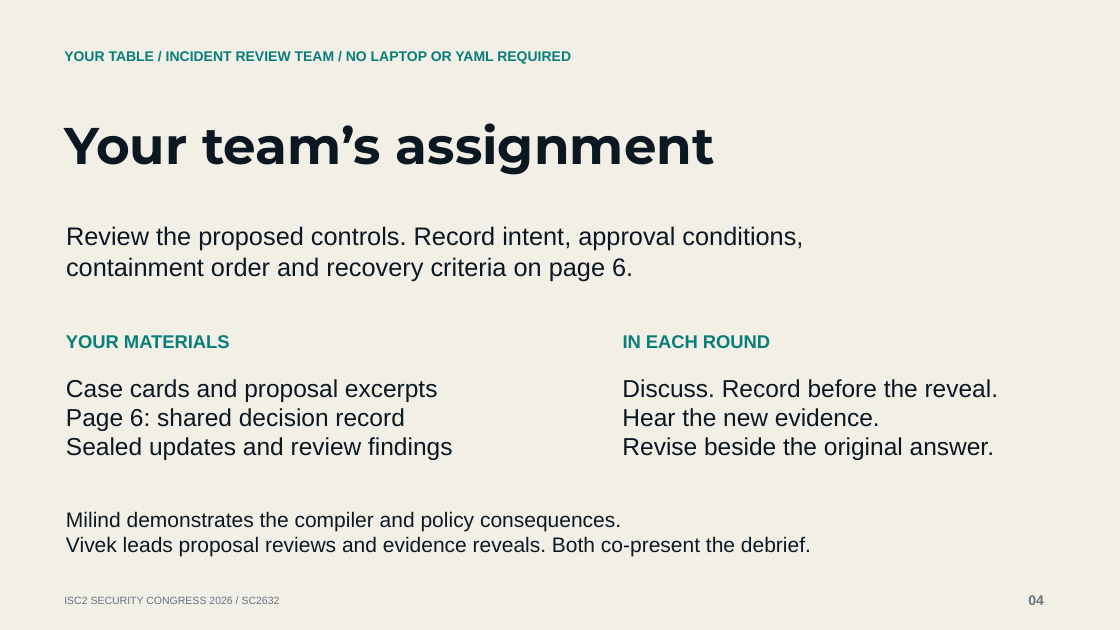
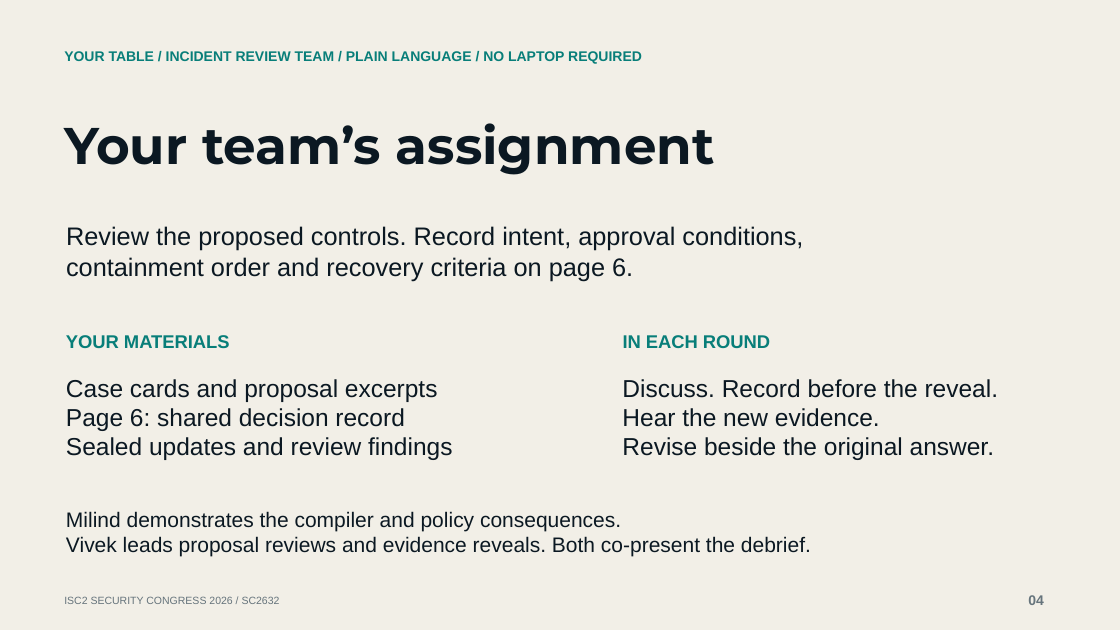
Before and after one commit to mgunjan/sc2632-tabletop, a slide deck: slide 4 of submission/2026-10-13/SC2632-session-four-cases.pptx. Drawn at 1120x630 pixels with LibreOffice and Linux fonts; fonts in the diff are those of the drawing. Boxes give left, top, right and bottom in pixels: in the first picture for what was removed or moved away, otherwise in the second. Text is boxed around its words. In the diff, an @@ line names an element or a change of style, - is before the commit and + after.

```diff
--- a/submission/2026-10-13/SC2632-session-four-cases.pptx
+++ b/submission/2026-10-13/SC2632-session-four-cases.pptx
@@ text at box(64, 51, 642, 64): text changed @@
-YOUR TABLE / INCIDENT REVIEW TEAM / NO LAPTOP OR YAML REQUIRED
+YOUR TABLE / INCIDENT REVIEW TEAM / PLAIN LANGUAGE / NO LAPTOP REQUIRED
```
Also in this commit, not shown: 6 other slides changed, 13 other files.
